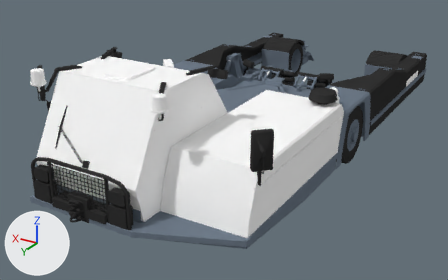
The Blender file objects/src/AST-3F.blend: old version first, new version second.
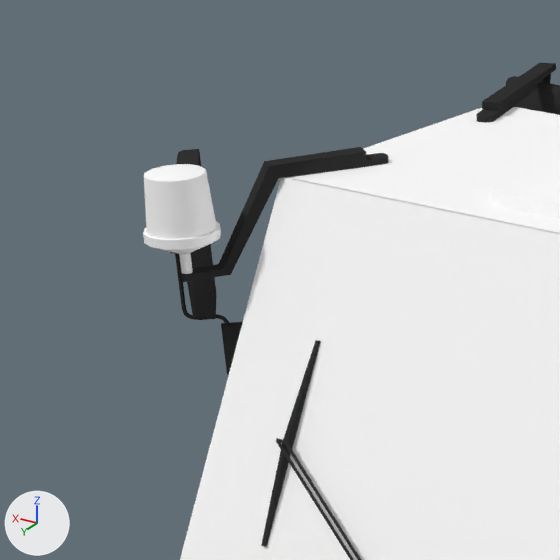
The first picture shows the older version from a 50 mm camera at (-3.87, 7.33, 3.19) aimed at (0.24, 0.47, -0.24). The close-ups show both versions on the part from 0% to 26% of the width and 12% to 54% of the height of that picture; other places that the commit changed are outside them. Every picture has the same lights, and +X, +Y and +Z are marked at lower left.

The scene before the commit, as lines of its bpy script (objects in view):
```python
me_cube_029 = bpy.data.meshes.new('Cube.029')
me_cube_029.from_pydata(...)  # 32 vertices, 26 faces; spans x -0.026..0.021, y -0.156..0.326, z -0.22..0.018
me_cube_029.materials.append(mat_black_fenders)  # its picture is missing
me_cube_030 = bpy.data.meshes.new('Cube.030')
me_cube_030.from_pydata(...)  # 223 vertices, 191 faces; spans x -0.101..0.101, y -0.114..0.064, z -0.37..0.194
me_cube_030.materials.append(mat_black_fenders)  # its picture is missing
me_plane_005 = bpy.data.meshes.new('Plane.005')
me_plane_005.from_pydata(...)  # 115 vertices, 22 faces; spans x -0.73..0.52, y -1.27..0.85, z 0.0..1.32
me_plane_005.materials.append(mat_white_panel)  # its picture is missing
ob_cab = bpy.data.objects.new('Cab', me_plane_005)
ob_cab.location = (-0.495, 2.454, 0.563)
ob_cab.rotation_euler = (0.0, 1.571, 0.0)  # degrees (0, 90, 0)
ob_hazard_light_support = bpy.data.objects.new('Hazard light support', me_cube_029)
ob_hazard_light_support.location = (-0.452, 2.766, 1.31)
ob_hazard_light_support.rotation_euler = (0.0, 0.0, 0.531)  # degrees (0, 0, 30)
_m = ob_hazard_light_support.modifiers.new('Mirror', 'MIRROR')
_m.mirror_object = ob_cab_center
ob_right_mirror = bpy.data.objects.new('Right mirror', me_cube_030)
ob_right_mirror.location = (1.559, 2.443, 0.925)
ob_right_mirror.rotation_euler = (0.0, 0.0, -0.785)  # degrees (0, 0, -45)
# also in view: 'Cab cradle light support' at (0.17, 2.07, 1.31); 'Cab cradle lights' at (0.17, 1.91, 1.25); 'Cab vent' at (0.16, 2.5, 1.32); 'Cab glass' at (0.16, 2.46, 0.93); 'Front wiper' at (0.37, 3.14, 0.76)
```
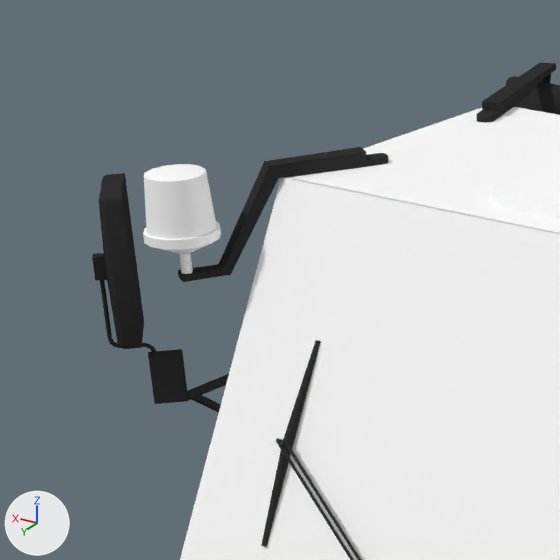
What changed in the scene script:
```text
Add me_cylinder_002:
    me_cylinder_002.from_pydata([(0.0, 1.0, -1.0), (0.0, 1.0, 1.0), (0.59, 0.81, -1.0), (0.59, 0.81, 1.0), (0.95, 0.31, -1.0), (0.95, 0.31, 1.0), (0.95, -0.31, -1.0), (0.95, -0.31, 1.0), (0.59, -0.81, -1.0), (0.59, -0.81, 1.0), (0.0, -1.0, -1.0), (0.0, -1.0, 1.0), (-0.59, -0.81, -1.0), (-0.59, -0.81, 1.0), (-0.95, -0.31, -1.0), (-0.95, -0.31, 1.0), (-0.95, 0.31, -1.0), (-0.95, 0.31, 1.0), (-0.59, 0.81, -1.0), (-0.59, 0.81, 1.0)], [], [(0, 1, 3, 2), (2, 3, 5, 4), (4, 5, 7, 6), (6, 7, 9, 8), (8, 9, 11, 10), (10, 11, 13, 12), (12, 13, 15, 14), (14, 15, 17, 16), (16, 17, 19, 18), (18, 19, 1, 0), (0, 2, 4, 6, 8, 10, 12, 14, 16, 18)])
    me_cylinder_002.polygons.foreach_set('use_smooth', [True] * 11)
    me_cylinder_002.materials.append(mat_exhaust)  # its picture is missing
Change ob_right_mirror:
    ob_right_mirror.location: (1.559, 2.443, 0.925) -> (1.559, 2.685, 0.925)
Add ob_right_mirror_support:
    ob_right_mirror_support = bpy.data.objects.new('Right mirror support', me_cylinder_002)
    ob_right_mirror_support.location = (1.479, 2.486, 0.566)
    ob_right_mirror_support.rotation_euler = (1.571, 0.0, 0.0)  # degrees (90, 0, 0)
    ob_right_mirror_support.scale = (0.0119, 0.0118, 0.123)
Add ob_right_mirror_support_001:
    ob_right_mirror_support_001 = bpy.data.objects.new('Right mirror support.001', me_cylinder_002.copy())
    ob_right_mirror_support_001.location = (1.479, 2.508, 0.5)
    ob_right_mirror_support_001.rotation_euler = (2.228, 0.0, 0.0)  # degrees (128, 0, 0)
    ob_right_mirror_support_001.scale = (0.0107, 0.0106, 0.111)
```

Pixel boxes [x1, y1, x2, y2] of what changed, in the close-ups (560 x 560 px):
'Right mirror', moved: before [171, 149, 243, 374]; after [92, 173, 188, 404]
'Right mirror support', added (black): after [187, 374, 229, 400]
'Right mirror support.001', added: after [191, 395, 221, 413]
